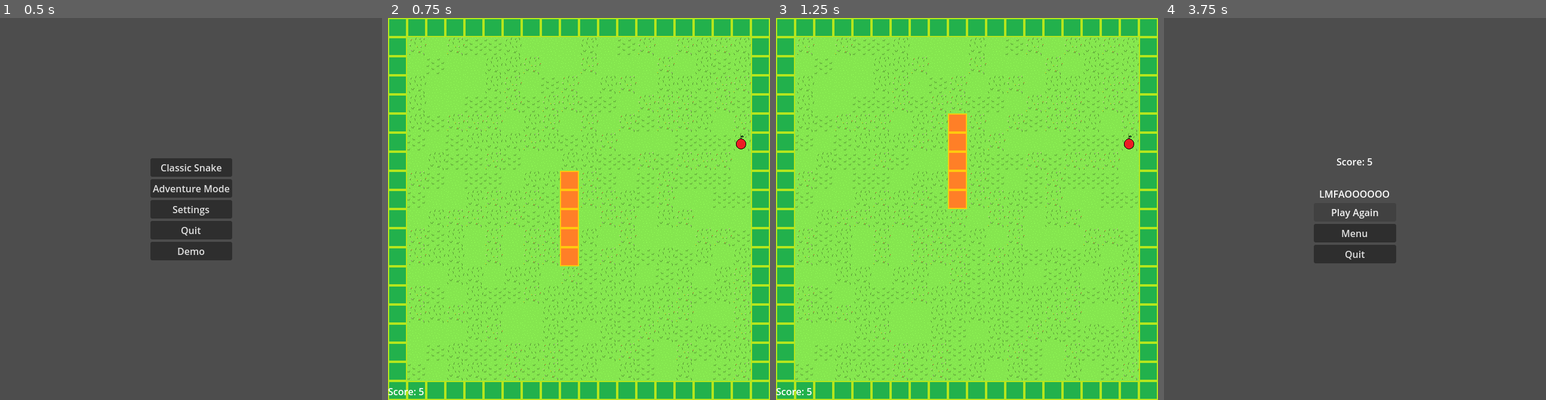
Above: before the commit, frames 1-4 (left to right).
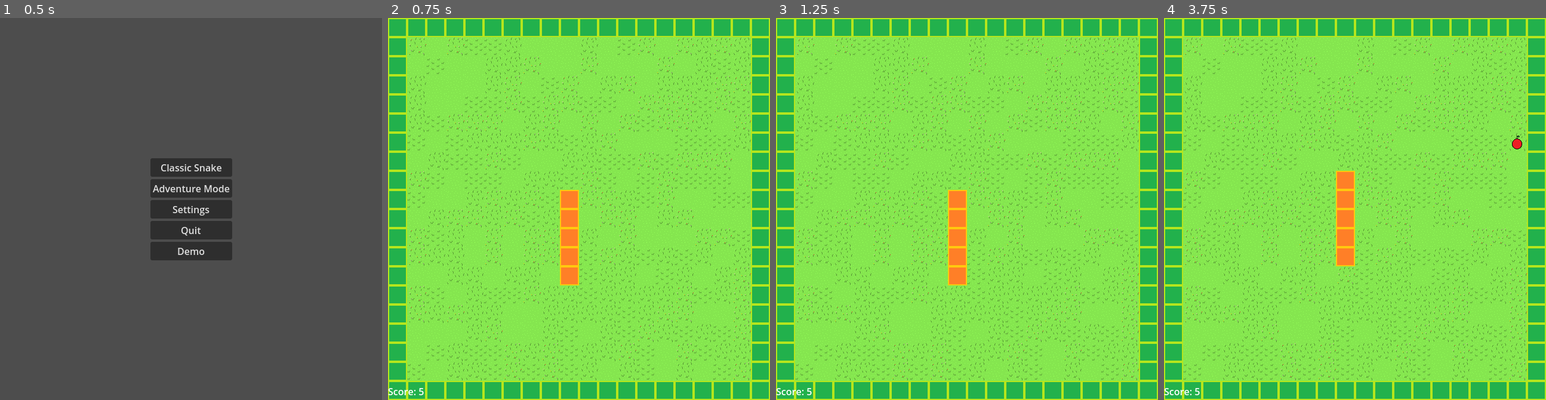
Above: after the commit, the same moments.

Repository: sethbabauta/snake-run
Game: Godot game, scene res://Scenes/menu.tscn
Same seed, same stepped clock (60 frames per second), same inputs: the game is played once before the commit and once after it.
Inputs:
- Up to frame 1 (0.5 s): no input
- Up to frame 2 (0.75 s): click "Classic Snake" at 0.5 s
- Up to frame 3 (1.25 s): no input
- Up to frame 4 (3.75 s): hold D (turn_right) 1.28-2.03 s; hold Shift (drop_item) 1.28-2.03 s; hold S (turn_down) 2.03-2.78 s; tap Space (use_item) at 2.1, 3.6 s; hold D (turn_right) 2.78-3.53 s; hold Shift (drop_item) 2.78-3.53 s; hold W (turn_up) from 3.53 s (still down)

Frame 1 is identical in both runs. In frame 2, 0.6% of the frame differs, in the area x 45-94%, y 30-70%; in frame 3, 2.1%; in frame 4, 100%, in the area x 0-100%, y 0-100%.

Commit message:
spawn doors

Diff:
--- a/Scenes/classic.tscn
+++ b/Scenes/classic.tscn
@@ -17,6 +17,7 @@
 gamemode_node = NodePath("..")
 
 [node name="MoveTimer" parent="." instance=ExtResource("3_p4ptm")]
+autostart = false
 
 [node name="Camera2D" type="Camera2D" parent="."]
 position = Vector2(320, 320)
--- a/Scripts/adventure.gd
+++ b/Scripts/adventure.gd
@@ -9,7 +9,8 @@
 	self.main_node.spawn_background()
 	var start_position: Vector2 = Utils.convert_simple_to_world_coordinates(Vector2(9, 9))
 	self.main_node.spawn_player_snake(start_position, self.START_LENGTH)
-	self.main_node.spawn_start_barriers()
+	setup_level()
+	self.main_node.spawn_doors()
 
 	await get_tree().create_timer(0.1).timeout
 	self.main_node.spawn_and_place_object("Apple")
@@ -17,3 +18,11 @@
 
 func end_game() -> void:
 	get_tree().change_scene_to_file(adventure_death_screen)
+
+
+func setup_level() -> void:
+	var level_path: String = Settings.LEVELS_PATH + "Room30.tscn"
+	var scene: PackedScene = load(level_path)
+	var level = scene.instantiate()
+	var tile_map: TileMap = level.get_node("SnakeWorldTileMap")
+	self.main_node.level_factory.setup_level(tile_map, Vector2(0, 0))
--- a/Scripts/classic.gd
+++ b/Scripts/classic.gd
@@ -11,8 +11,12 @@
 	self.main_node.spawn_player_snake(start_position, self.START_LENGTH)
 	self.main_node.spawn_start_barriers()
 
-	await get_tree().create_timer(0.1).timeout
+	await get_tree().create_timer(1).timeout
 	self.main_node.spawn_and_place_object("Apple")
+	await get_tree().create_timer(2).timeout
+
+	var move_timer: Timer = get_node("MoveTimer")
+	move_timer.start()
 
 
 func end_game() -> void:
--- a/Scripts/main.gd
+++ b/Scripts/main.gd
@@ -124,17 +124,13 @@
 
 
 func get_random_valid_world_position() -> Vector2:
-	var taken_positions: Array = []
-
-	if self.query_area.has_overlapping_areas():
-		for area in query_area.get_overlapping_areas():
-			taken_positions.append(area.global_position)
+	var taken_positions: Array = get_taken_positions()
 
 	var position:= Vector2.ONE
 
 	for try_count in range(1000):
 		position = self.get_random_world_position()
-		if position not in taken_positions:
+		if not is_position_taken(position):
 			break
 
 	return position
@@ -151,8 +147,22 @@
 	return position
 
 
-func load_level_from_tilemap(level: TileMap) -> void:
-	pass
+func get_taken_positions() -> Array:
+	var taken_positions: Array = []
+	if self.query_area.has_overlapping_areas():
+		for area in query_area.get_overlapping_areas():
+			taken_positions.append(area.global_position)
+
+	return taken_positions
+
+
+func is_position_taken(position: Vector2) -> bool:
+	var taken_positions: Array = get_taken_positions()
+	var is_taken: bool = true
+	if position not in taken_positions:
+		is_taken = false
+
+	return is_taken
 
 
 static func overlay_sprite_on_game_object(
@@ -223,6 +233,27 @@
 			self._spawn_background_tile(Vector2(x, y))
 
 
+func spawn_doors() -> void:
+	var camera_coordinates: Vector2 = follow_camera.global_position
+	var simple_camera_coordinates: Vector2 = (
+			Utils.convert_world_to_simple_coordinates(camera_coordinates)
+	)
+	var door_positions: Array = [
+		simple_camera_coordinates + Vector2(9, 0),
+		simple_camera_coordinates + Vector2(9, -1),
+		simple_camera_coordinates + Vector2(0, 9),
+		simple_camera_coordinates + Vector2(-1, 9),
+		simple_camera_coordinates + Vector2(-10, 0),
+		simple_camera_coordinates + Vector2(-10, -1),
+		simple_camera_coordinates + Vector2(0, -10),
+		simple_camera_coordinates + Vector2(-1, -10),
+	]
+	for position in door_positions:
+		var world_position: Vector2 = Utils.convert_simple_to_world_coordinates(position)
+		if not is_position_taken(world_position):
+			spawn_and_place_object("Barrier", world_position)
+
+
 func spawn_snake_segment(
 		head_game_object: GameEngine.GameObject,
 		spawn_direction: Vector2 = Vector2.DOWN,
